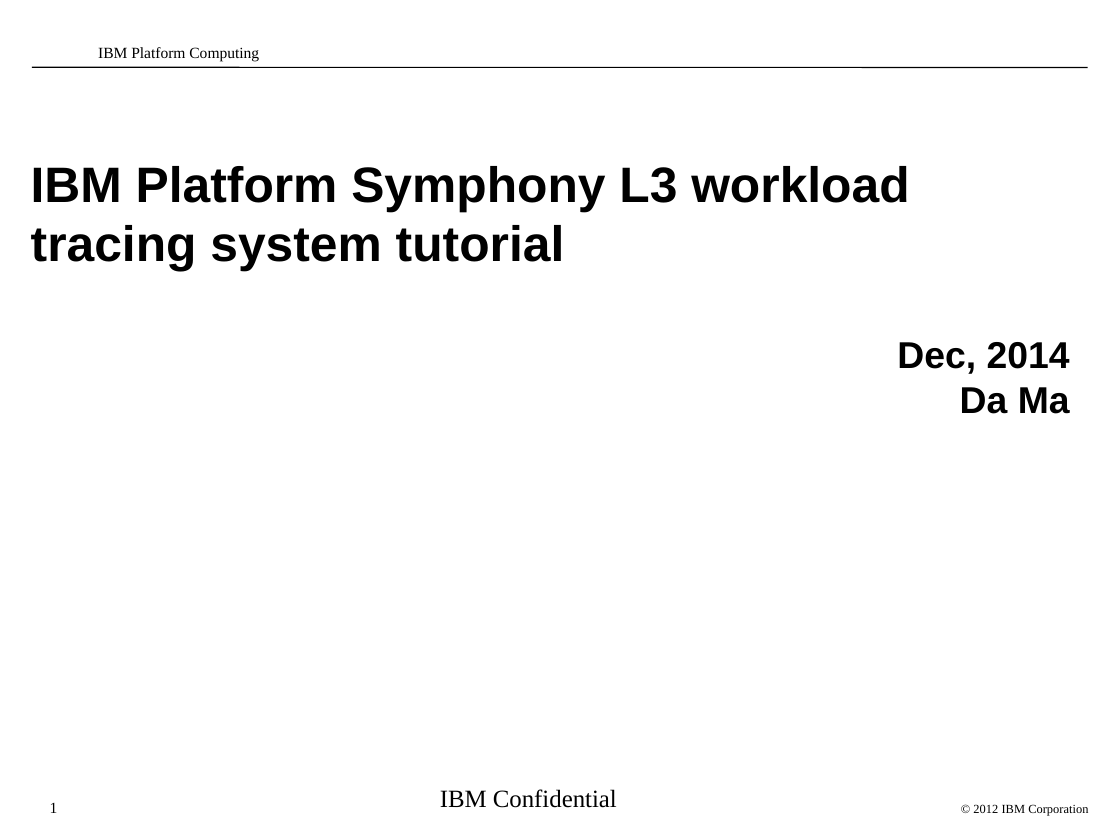
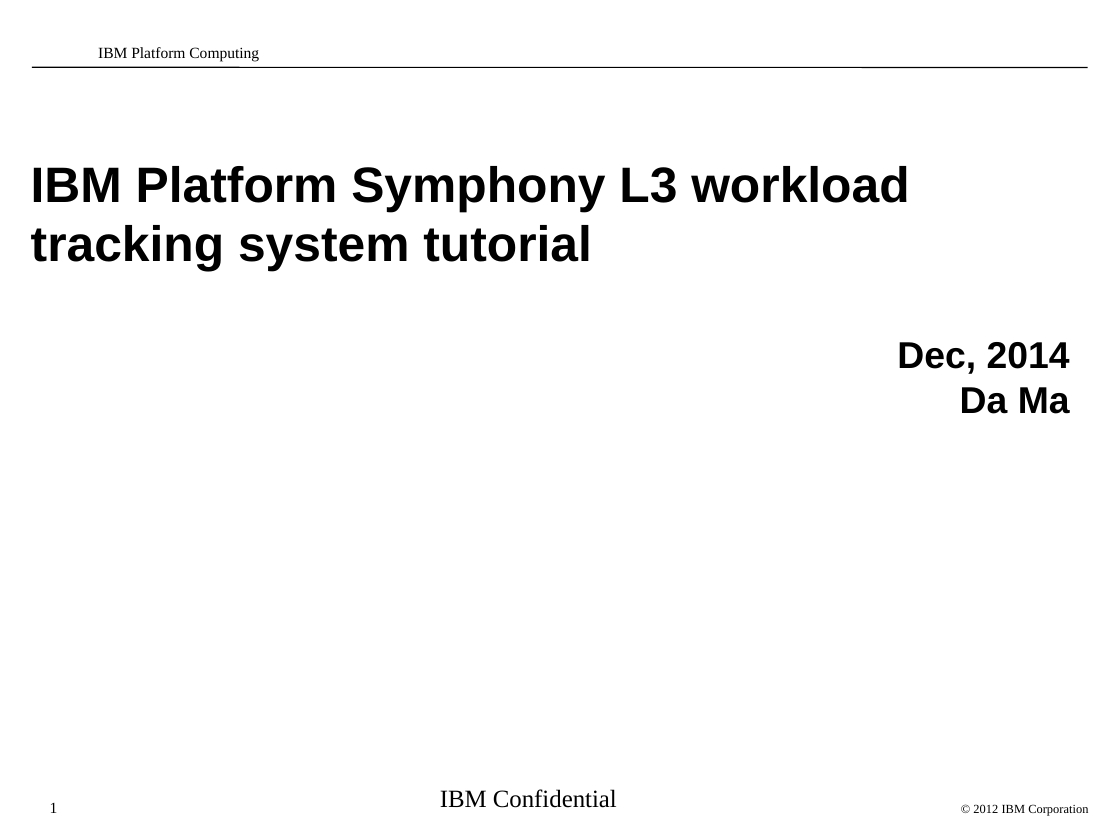
Before and after one commit to dma1982/algo, a slide deck: slide 1 of process/L3_workload_tracing_system_tutorial.ppt. Drawn at 1120x840 pixels with LibreOffice and Linux fonts; fonts in the diff are those of the drawing; background and template pictures are left out. Boxes give left, top, right and bottom in pixels: in the first picture for what was removed or moved away, otherwise in the second. Text is boxed around its words. In the diff, an @@ line names an element or a change of style, - is before the commit and + after.

```diff
--- a/process/L3_workload_tracing_system_tutorial.ppt
+++ b/process/L3_workload_tracing_system_tutorial.ppt
@@ text at [31, 166, 909, 272]: text changed @@
-IBM Platform Symphony L3 workload tracing system tutorial
+IBM Platform Symphony L3 workload tracking system tutorial
```
Also in this commit, not shown: 4 other slides changed.
